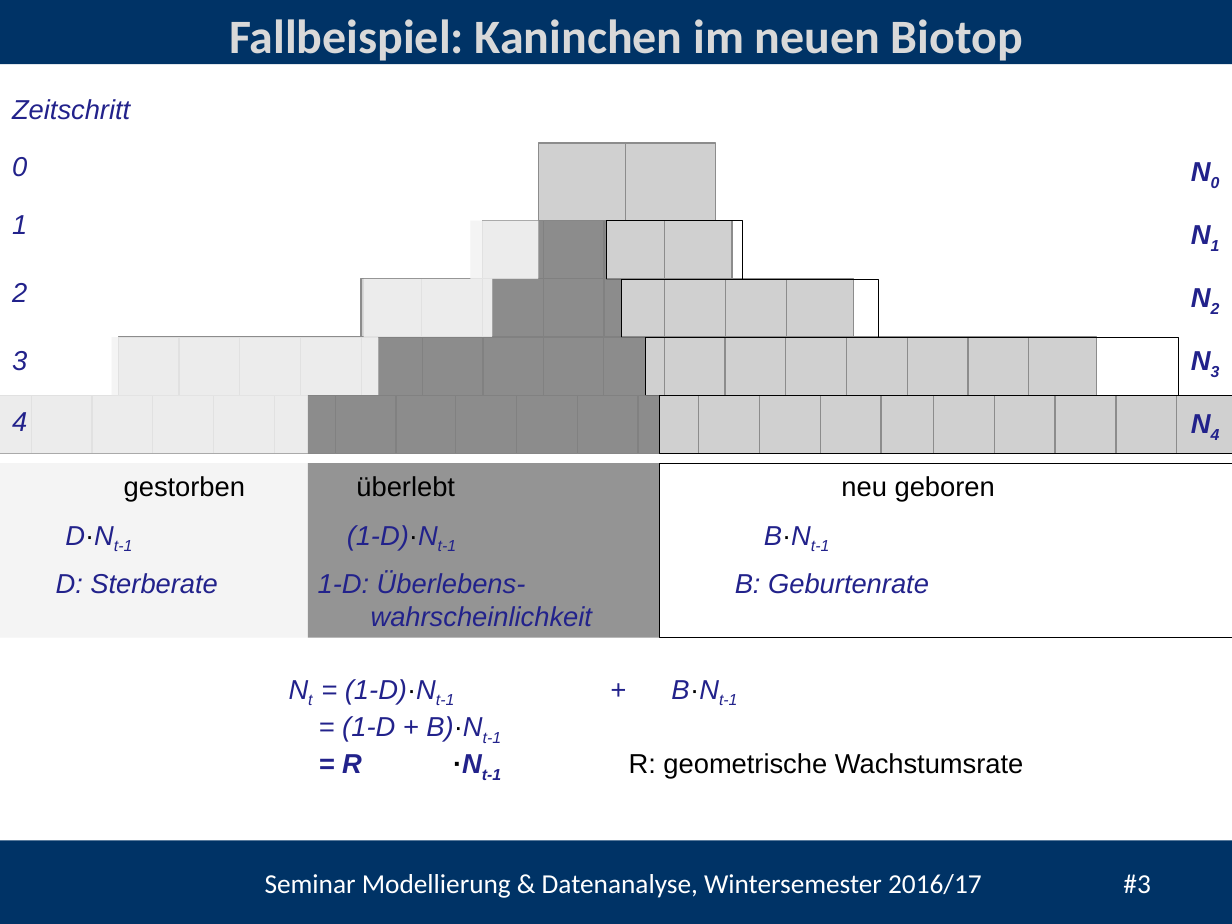
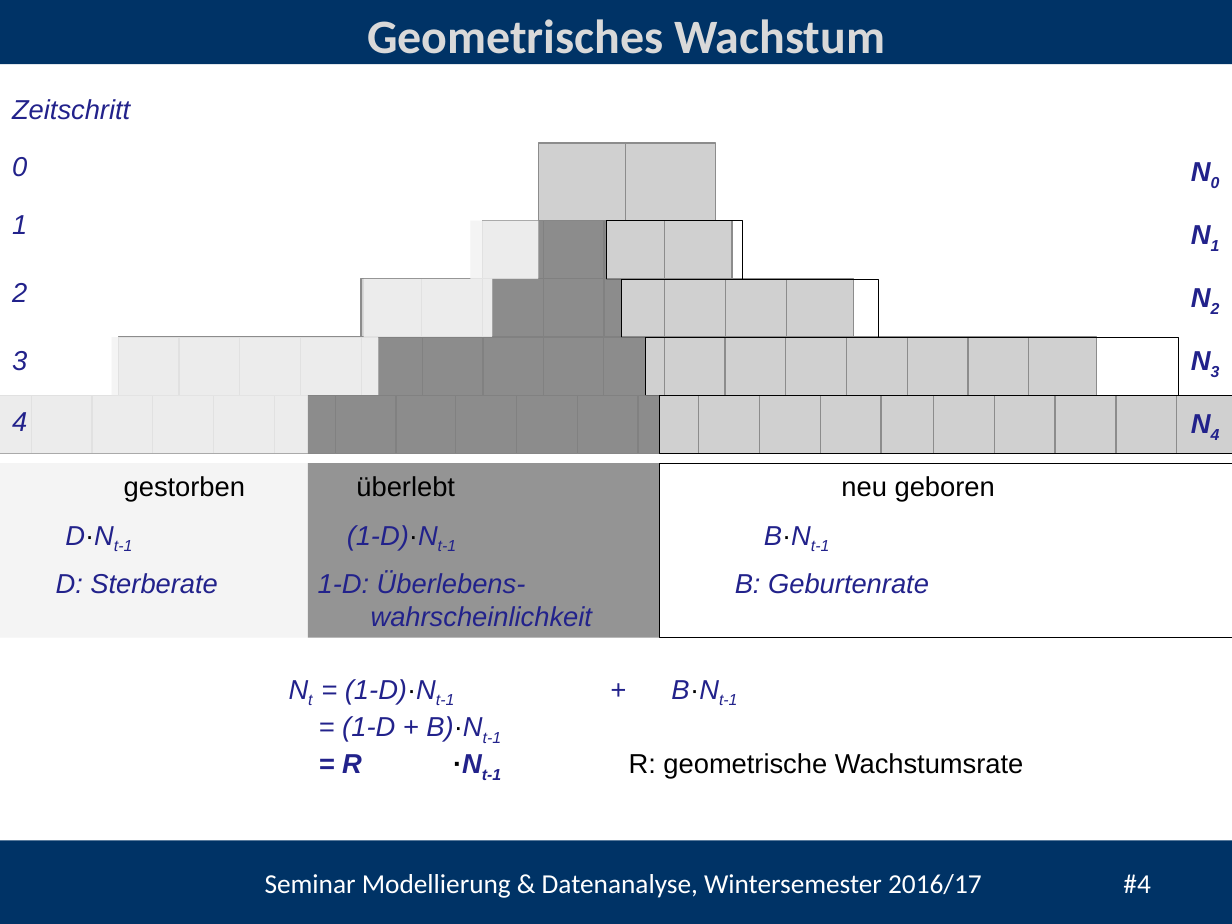
Before and after one commit to heistermann/Einf_Modellierung, a slide deck: slide 4 of Termin_5/Termin_5_Popolationsmodelle.pptx (slide 3 before the commit). Drawn at 1232x924 pixels with LibreOffice and Linux fonts; fonts in the diff are those of the drawing; grey boxes stand for pictures; background and template pictures are left out. Boxes give left, top, right and bottom in pixels: in the first picture for what was removed or moved away, otherwise in the second. Text is boxed around its words. In the diff, an @@ line names an element or a change of style, - is before the commit and + after.

```diff
--- a/Termin_5/Termin_5_Popolationsmodelle.pptx
+++ b/Termin_5/Termin_5_Popolationsmodelle.pptx
@@ title at <box>367,19,885,65</box>: text changed @@
-Fallbeispiel: Kaninchen im neuen Biotop
+Geometrisches Wachstum
@@ text at <box>265,874,1150,898</box>: text changed @@
-Seminar Modellierung & Datenanalyse, Wintersemester 2016/17 #3
+Seminar Modellierung & Datenanalyse, Wintersemester 2016/17 #4
```
Also in this commit, not shown: 5 other slides changed, 4 slides added, 3 other files.
